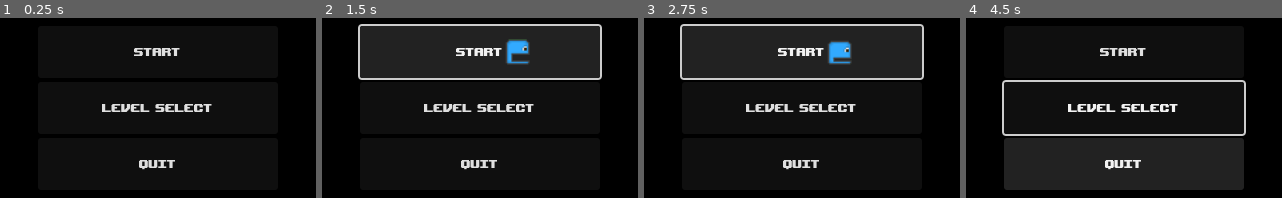
Above: before the commit, frames 1-4 (left to right).
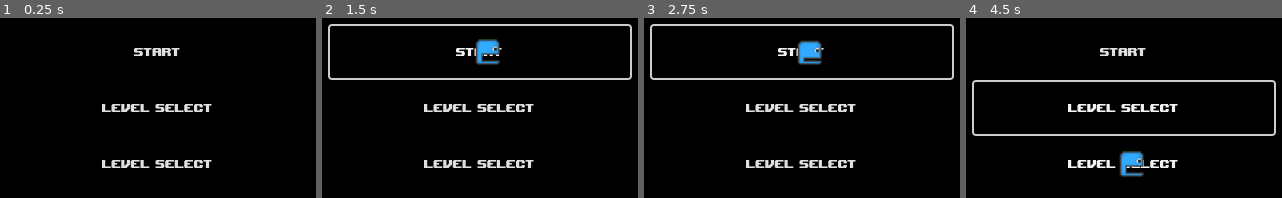
Above: after the commit, the same moments.

Repository: bpgodinho/Pacman2.0_VAM
Game: Godot game, scene res://menu.tscn
Two runs of this game, one before a commit and one after it. Both use one fixed random seed, a clock stepped at 60 frames per second and the inputs below. This scene is started directly instead of the project's main scene.
Inputs (mouse positions are in pixels of both pictures, inside the frame that each line leads up to):
- Up to frame 1 (0.25 s): no input
- Up to frame 2 (1.5 s): click "Level Select" at 0.5 s; click "START" at 1.25 s
- Up to frame 3 (2.75 s): click "START" at 2 s
- Up to frame 4 (4.5 s): click "Level Select" at 2.75 s; move the mouse to (1247, 75) at 3.52 s; hold D (right) 3.53-4.28 s; move the mouse to (1013, 140) at 4.27 s; hold S (down) from 4.28 s (still down)

The runs differ from the first frame. In frame 1, 1.1% of the frame differs, in the area x 32-68%, y 78-85%; in frame 2, 24%, in the area x 1-99%, y 3-85%; in frame 3, 24%; in frame 4, 23%.

Commit message:
Live increase on score

Diff:
--- a/pacmanProject/MainMenuButton.tscn
+++ b/pacmanProject/MainMenuButton.tscn
@@ -154,6 +154,7 @@
 grow_vertical = 2
 theme_override_fonts/font = ExtResource("1_c4rxx")
 text = "START"
+flat = true
 script = ExtResource("2_mou80")
 
 [node name="playerSprite" type="AnimatedSprite2D" parent="."]
--- a/pacmanProject/ghosts/ghost.tscn
+++ b/pacmanProject/ghosts/ghost.tscn
@@ -348,4 +348,8 @@
 [node name="CollisionShape2D" type="CollisionShape2D" parent="GateDetector"]
 shape = SubResource("CircleShape2D_62kmj")
 
+[node name="RunTimer" type="Timer" parent="."]
+
+[node name="RunEndTimer" type="Timer" parent="."]
+
 [connection signal="body_exited" from="GateDetector" to="." method="_on_gate_detector_body_exited"]
--- a/pacmanProject/globals/game_manager.gd
+++ b/pacmanProject/globals/game_manager.gd
@@ -40,6 +40,9 @@
 
 func grant_points(points: int) -> void:
 	score += points
+	if score > 1000 && lives < 3:
+		score -= 1000
+		lives += 1
 
 
 func end_game() -> void:
--- a/pacmanProject/menu.tscn
+++ b/pacmanProject/menu.tscn
@@ -1,7 +1,6 @@
-[gd_scene load_steps=3 format=3 uid="uid://cfctwlrlu5ufp"]
+[gd_scene load_steps=2 format=3 uid="uid://cfctwlrlu5ufp"]
 
 [ext_resource type="PackedScene" uid="uid://n36eof8fp7s1" path="res://MainMenuButton.tscn" id="1_5qdjr"]
-[ext_resource type="FontFile" uid="uid://cilt24tf7xu7s" path="res://assets/fonts/upheavtt.ttf" id="2_1xuv3"]
 
 [node name="Menu" type="Control"]
 layout_mode = 3
@@ -18,10 +17,10 @@
 anchor_top = 0.5
 anchor_right = 0.5
 anchor_bottom = 0.5
-offset_left = -120.0
-offset_top = -54.0
-offset_right = 120.0
-offset_bottom = 54.0
+offset_left = -150.0
+offset_top = -82.0
+offset_right = 150.0
+offset_bottom = 82.0
 grow_horizontal = 2
 grow_vertical = 2
 
@@ -35,8 +34,8 @@
 text = "Level Select
 "
 
-[node name="Button" type="Button" parent="VBoxContainer"]
-custom_minimum_size = Vector2(0, 52)
+[node name="LevelSelect2" parent="VBoxContainer" instance=ExtResource("1_5qdjr")]
 layout_mode = 2
-theme_override_fonts/font = ExtResource("2_1xuv3")
-text = "QUIT"
+size_flags_vertical = 4
+text = "Level Select
+"
--- a/pacmanProject/player/player.gd
+++ b/pacmanProject/player/player.gd
@@ -80,6 +80,9 @@
 
 	death_sound.play()
 	GameManager.lives -= 1
+	if GameManager.score >= 1000:
+		GameManager.score -= 1000
+		GameManager.lives += 1
 	if GameManager.lives < 0:
 		# Check if this score is highscore
 		if GameManager.score > SaveSystem.data.highscore:
